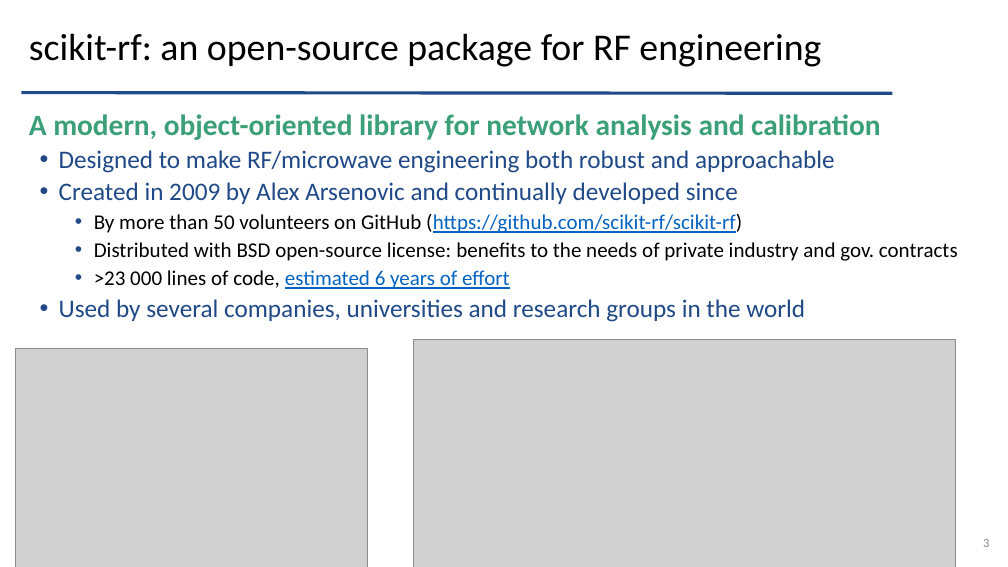
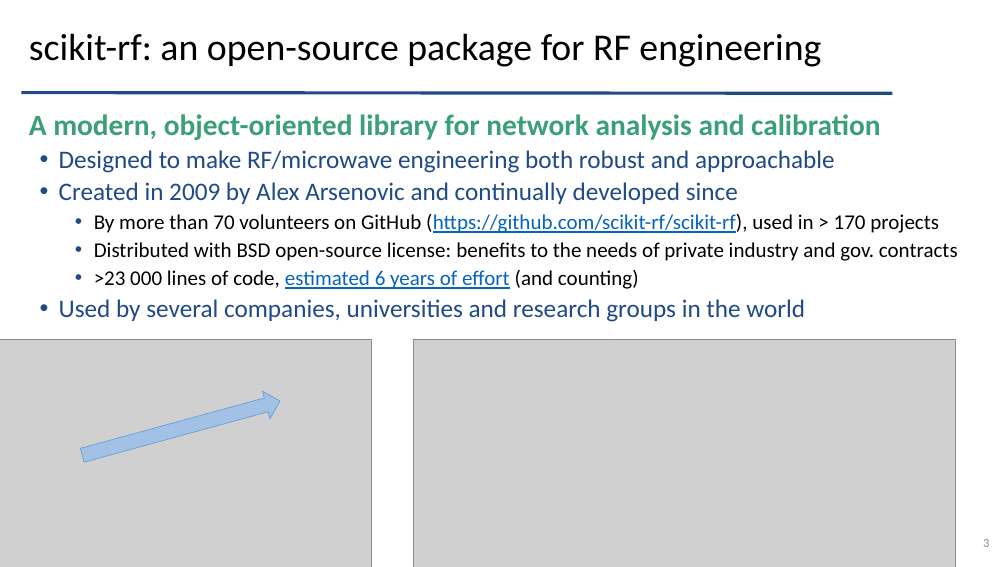
Before and after one commit to scikit-rf/scikit-rf_workshop, a slide deck: slide 3 of 20min_introduction_slides/Introduction_to_scikit-rf.pptx. Drawn at 1008x567 pixels with LibreOffice and Linux fonts; fonts in the diff are those of the drawing; grey boxes stand for pictures; background and template pictures are left out. Boxes give left, top, right and bottom in pixels: in the first picture for what was removed or moved away, otherwise in the second. Text is boxed around its words. In the diff, an @@ line names an element or a change of style, - is before the commit and + after.

Commit message:
minor updates of the 20 min slides

```diff
--- a/20min_introduction_slides/Introduction_to_scikit-rf.pptx
+++ b/20min_introduction_slides/Introduction_to_scikit-rf.pptx
@@ text at box(94, 214, 939, 233): text changed; text colour #0563C1 to #000000 @@
-    • By more than 50 volunteers on GitHub (https://github.com/scikit-rf/scikit-rf)
+    • By more than 70 volunteers on GitHub (https://github.com/scikit-rf/scikit-rf), used in > 170 projects
@@ text at box(94, 270, 639, 289): text changed; text colour #0563C1 to #000000 @@
-    • >23 000 lines of code, estimated 6 years of effort
+    • >23 000 lines of code, estimated 6 years of effort (and counting)
@@ picture: place and size @@
-picture at box(16, 349, 368, 567)
+picture at box(0, 340, 372, 567)
@@ right arrow added at box(78, 387, 284, 469), fill gradient #B1CBE9 to #A3C1E5 to #93B9E4, outline #5B9BD5 0.5 pt @@
```
Also in this commit, not shown: 1 other slide changed.
